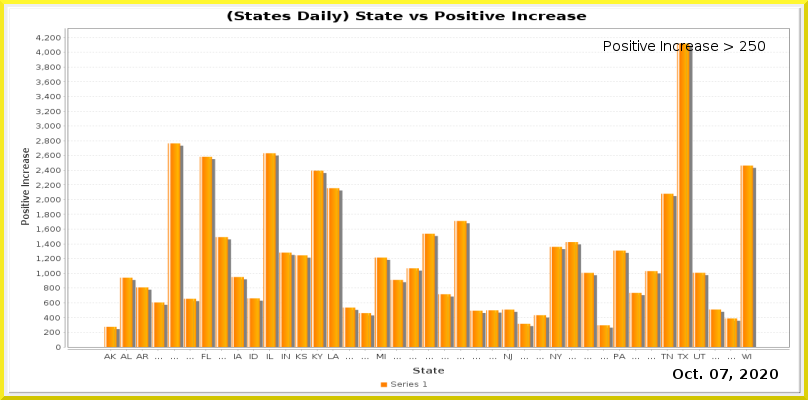
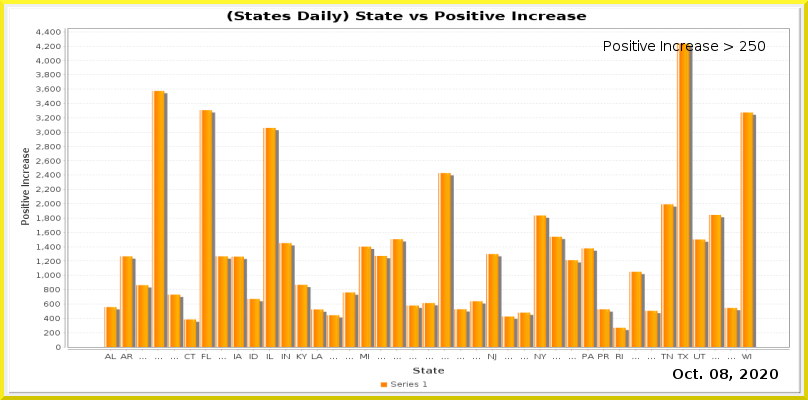
The second 808x400 image is a revision of the first. Changes to its layers:
painted on "Current Date" over [720, 369, 728, 379]
painted on "Date_vs_TestIncrease.png" over [36, 29, 790, 361]
